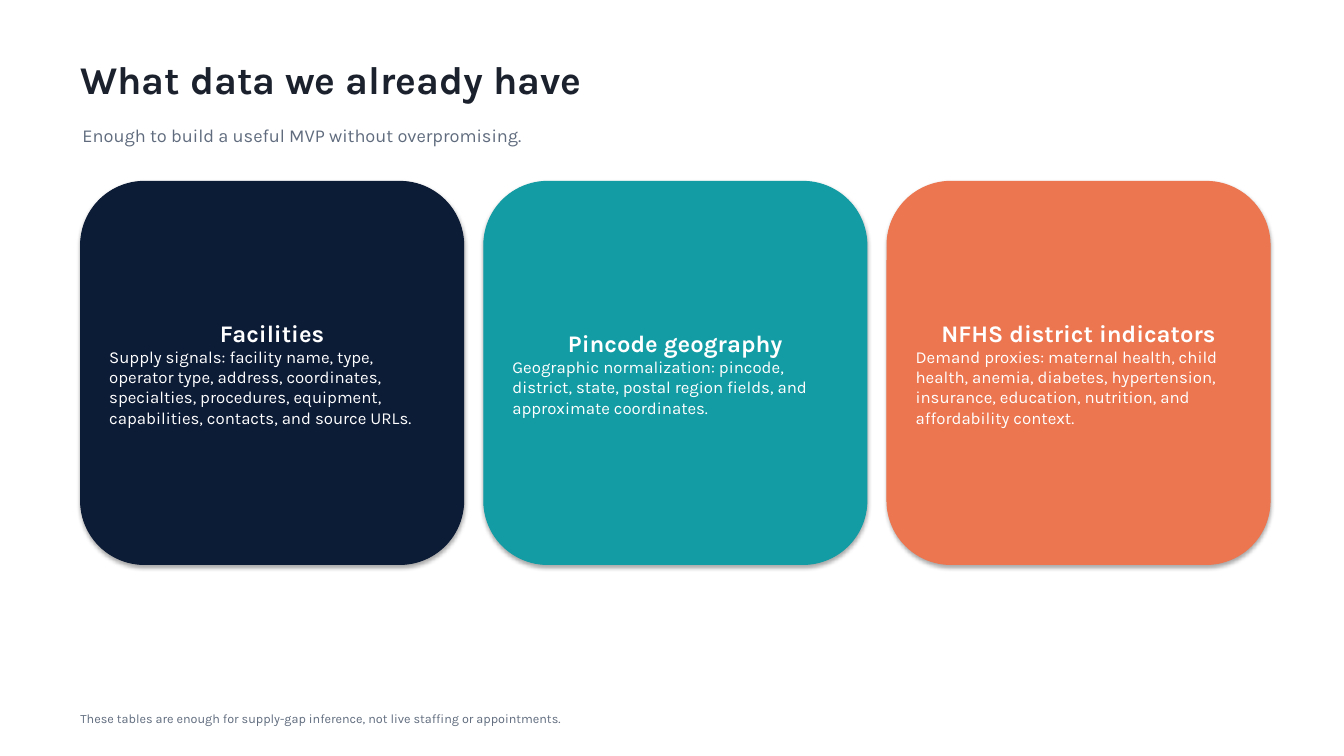
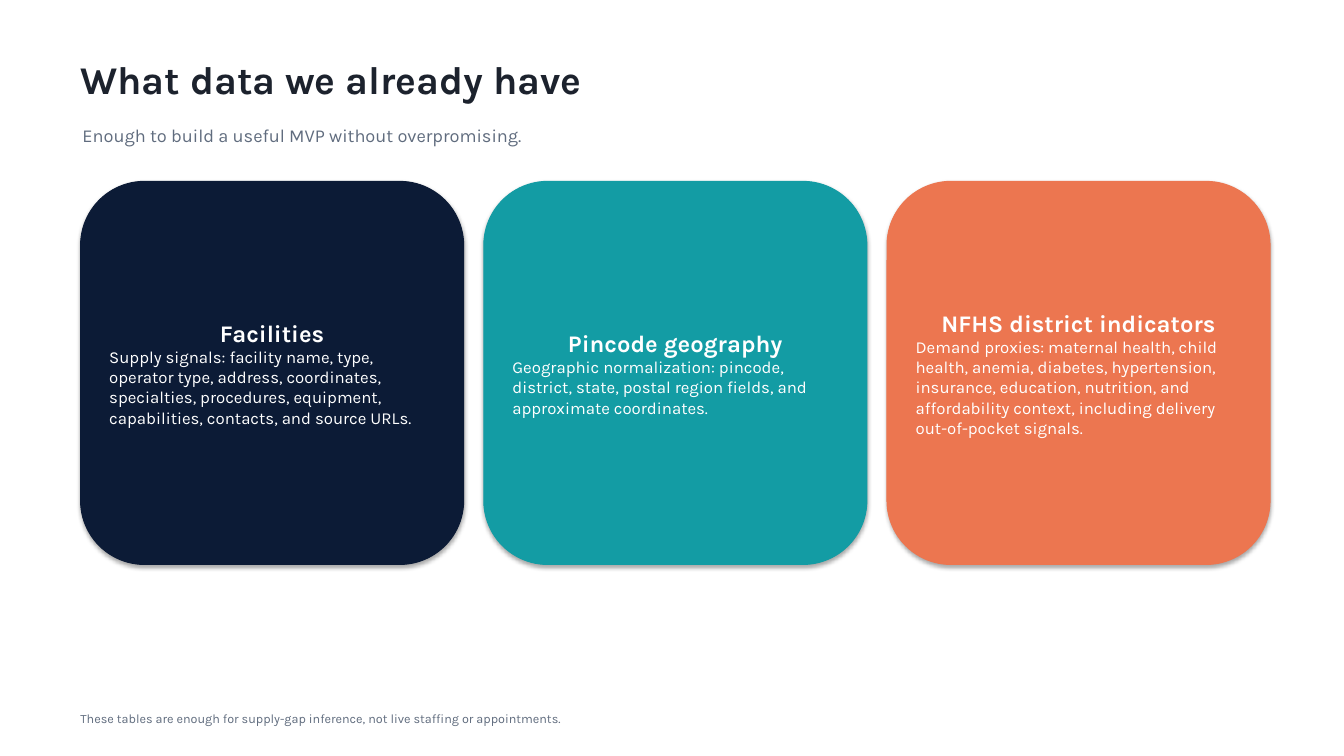
Before and after one commit to wendysun468/databricks-hackathon-ie, a slide deck: slide 3 of dhruvil-files/GeoGap-Planner-Demo.pptx. Drawn at 1344x756 pixels with LibreOffice and Linux fonts; fonts in the diff are those of the drawing. Boxes give left, top, right and bottom in pixels: in the first picture for what was removed or moved away, otherwise in the second. Text is boxed around its words. In the diff, an @@ line names an element or a change of style, - is before the commit and + after.

Commit message:
Add maternal care affordability angle

```diff
--- a/dhruvil-files/GeoGap-Planner-Demo.pptx
+++ b/dhruvil-files/GeoGap-Planner-Demo.pptx
@@ text in rounded rectangle at bbox=[916, 341, 1217, 438]: text changed @@
-Demand proxies: maternal health, child health, anemia, diabetes, hypertension, insurance, education, nutrition, and affordability context.
+Demand proxies: maternal health, child health, anemia, diabetes, hypertension, insurance, education, nutrition, and affordability context, including delivery out-of-pocket signals.
```
Also in this commit, not shown: 3 other slides changed, 1 slide added, 2 other files.
